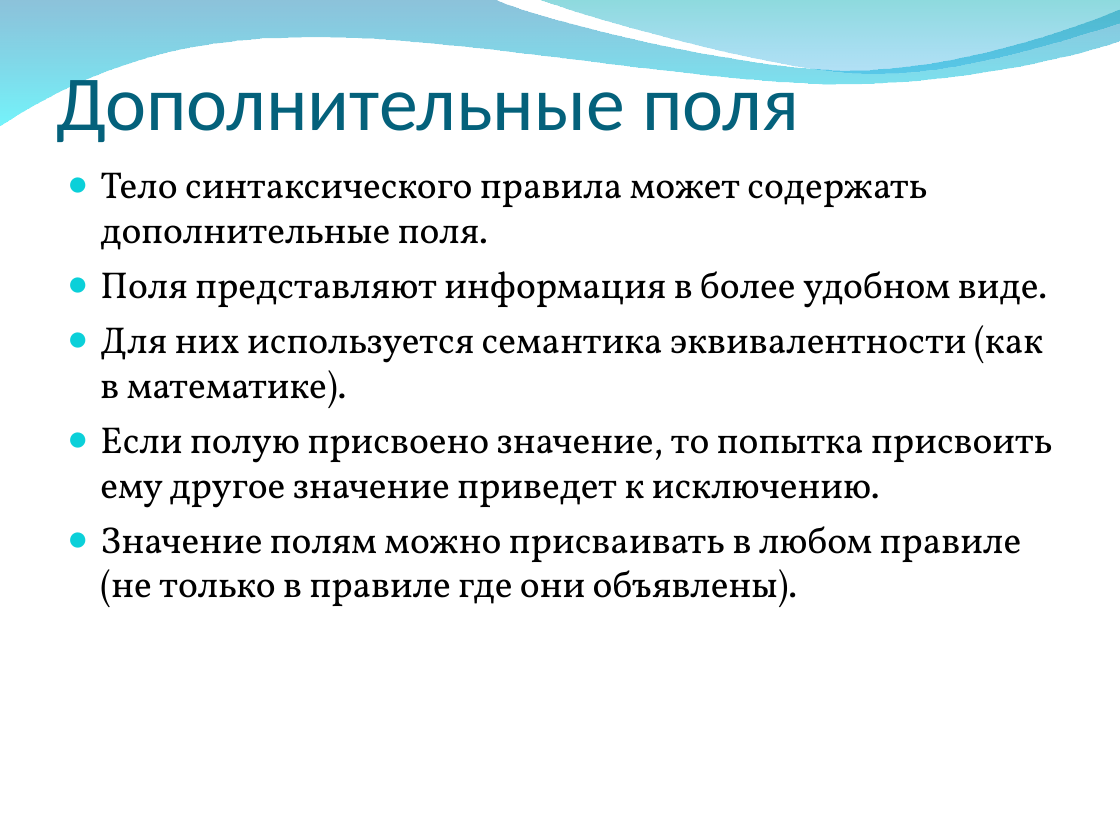
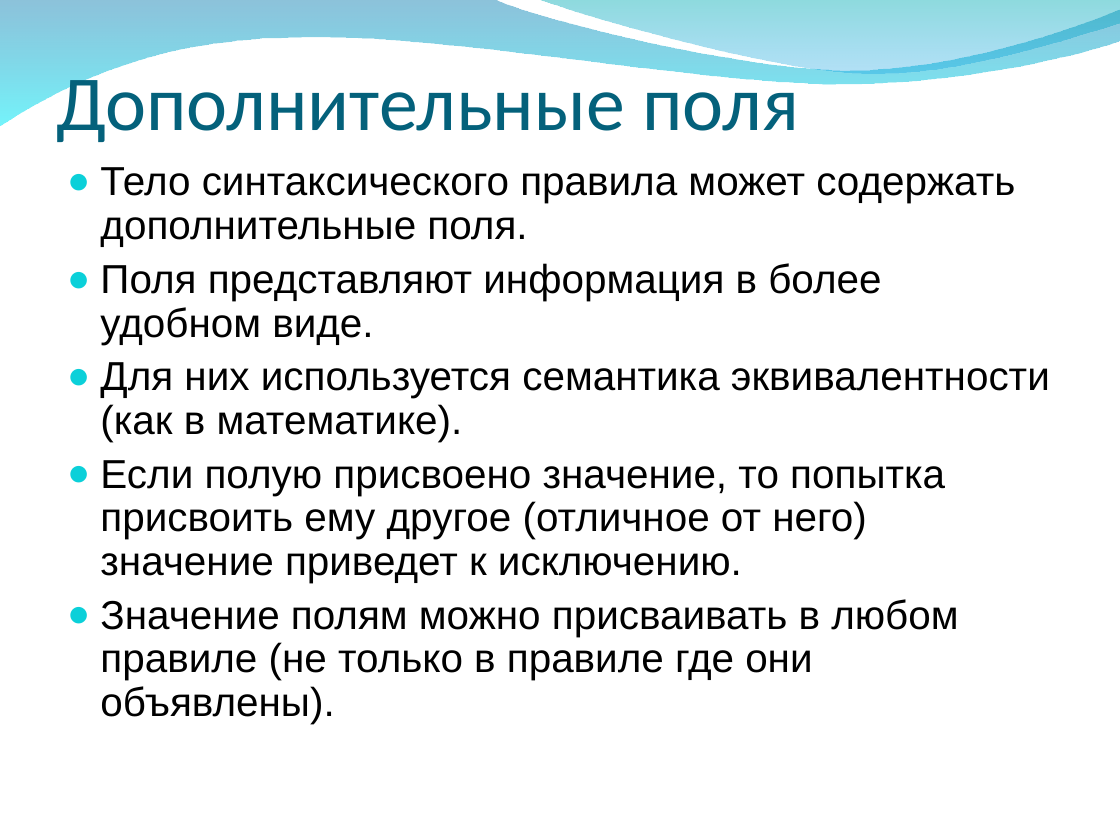
Before and after one commit to VladD2/Nemerle-Articles, a slide deck: slide 23 of N2/N2-Project/N2.ppt (slide 22 before the commit). Drawn at 1120x840 pixels with LibreOffice and Linux fonts; fonts in the diff are those of the drawing; background and template pictures are left out. Boxes give left, top, right and bottom in pixels: in the first picture for what was removed or moved away, otherwise in the second. Text is boxed around its words. In the diff, an @@ line names an element or a change of style, - is before the commit and + after.

```diff
--- a/N2/N2-Project/N2.ppt
+++ b/N2/N2-Project/N2.ppt
@@ text at (100,167,1050,724): size 24.1 to 26 pt, font Vollkorn to Arial in "Тело синтаксического правила может содержать дополнительные  ...", "Поля представляют информация в более удобном виде.", "Для них используется семантика эквивалентности (как в ...", "Значение полям можно присваивать в любом правиле ..."; line spacing 1 to 0.9 @@
@@ text at (100,460,945,583): text changed; size 24.1 to 26 pt; font Vollkorn to Arial @@
-● Если полую присвоено значение, то попытка присвоить ему другое значение приведет к исключению.
+● Если полую присвоено значение, то попытка присвоить ему другое (отличное от него) значение приведет к исключению.
```
Also in this commit, not shown: 18 other slides changed, 4 slides added.
